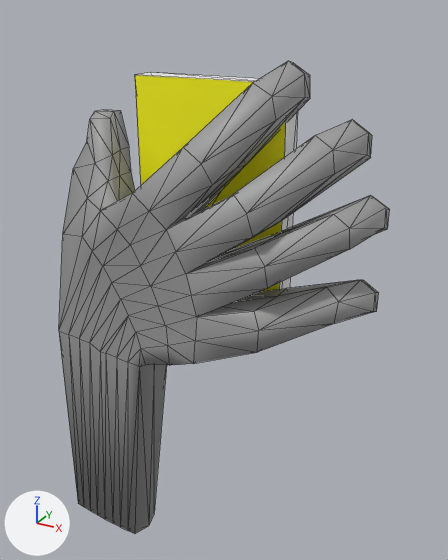
Before and after pictures for a commit that changed the OBJ model DirectXGame/Resources/sumaho/sumaho.obj.
Camera for both pictures: a 50 mm camera at (2.25, -3.93, 1.4) aimed at (0.12, -0.07, -0.53). Arrows for +X, +Y and +Z are at lower left; the lights stay in place. The first picture is the older version. Mesh edges are drawn as thin lines. Where no turn or scale is listed for an object, it has been applied to the vertices. Vertices at exactly the same position are counted once.
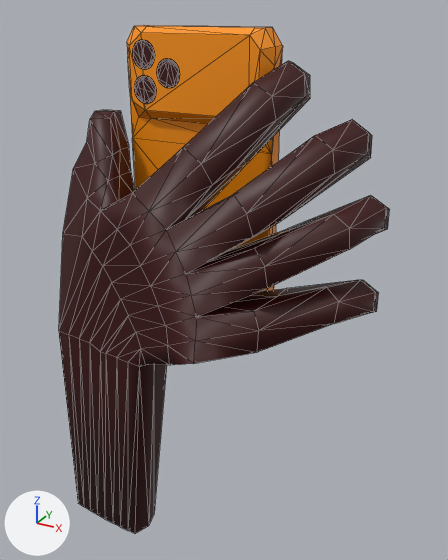
The newer file is also turned or shifted as a whole; pictures and numbers use the older file's frame.

Edits to the scene script, one JSON object a line:
```json
{"op": "add", "block": "img_sumahoiro_png", "code": ["img_sumahoiro_png = load_image('sumahoiro.png', 'sumahoiro.png', 1024, 1024, 'sRGB')"]}
{"op": "add", "block": "mat_マテリアル", "code": ["mat_マテリアル = principled_material('マテリアル')", "mat_マテリアル.texture = img_sumahoiro_png"]}
{"block": "me_cube", "where": "# used by ob_cube; location = (0.0, 0.0, 0.0)"}
{"block": "me_cube", "where": "# verts and faces of me_cube; kept vertices keep their numbers, new ones are numbered from 203"}
{"block": "me_cube", "where": "# before: 16 (-0.61, -0.53, -1.2) at pixel (116, 357), 70 (-0.73, -0.53, -1.19) at pixel (105, 353), 80 (-0.5, -0.53, -1.21) at pixel (127, 362), 92 (-0.4, -0.54, -0.9) at pixel (135, 332), 104 (-0.46, -0.54, -0.78) at pixel (128, 315)"}
{"block": "me_cube", "where": "# before: 106 (-0.35, -0.55, -1.03) at pixel (140, 348)"}
{"op": "remove", "block": "me_cube", "code": "me_cube.from_pydata(...)  # 203 vertices, 398 faces; spans x -1.24..1.31, y -0.7..0.16, z -2.96..1.08"}
{"op": "add", "block": "me_cube", "code": "me_cube.from_pydata(...)  # 423 vertices, 826 faces; spans x -1.24..1.31, y -0.7..0.16, z -2.96..1.27"}
{"block": "me_cube", "change": "me_cube part 1: a new loose piece, a 32-sided cylinder along y spanning x -0.6508..-0.4508, y -0.0486..-0.0466, z 0.7436..0.9436, in mat_マテリアル (picture img_sumahoiro_png)"}
{"block": "me_cube", "change": "me_cube part 2: a new loose piece, a 32-sided cylinder along y spanning x -0.6508..-0.4508, y -0.0486..-0.0466, z 0.9858..1.1858, in mat_マテリアル (picture img_sumahoiro_png)"}
{"block": "me_cube", "change": "me_cube part 3: a new loose piece, a 32-sided cylinder along y spanning x -0.4441..-0.2441, y -0.0486..-0.0466, z 0.8663..1.0663, in mat_マテリアル (picture img_sumahoiro_png)"}
{"block": "me_cube", "change": "me_cube part 4: the loose piece of 8 vertices spanning x -0.6..0.6, y -0.1..0.1, z -0.95..0.95 is rebuilt with 36 vertices and now spans x -0.75..0.45, y -0.05..0.14, z -0.83..1.27, in mat_マテリアル (picture img_sumahoiro_png)"}
{"block": "me_cube", "change": "me_cube part 5"}
{"op": "add", "block": "me_cube", "code": "delete_faces([(16, 104, 70), (16, 80, 92), (16, 92, 104), (80, 106, 92)])"}
{"op": "add", "block": "me_cube", "code": "faces += [(16, 92, 70), (16, 80, 106), (70, 92, 104), (16, 106, 92)]"}
{"block": "me_cube", "change": "me_cube part 6: 380 faces spanning x -1.24..1.31, y -0.7..0.16, z -2.96..1.08 switch from mat_material_001 (picture img_sumaho_png) to mat_マテリアル (picture img_sumahoiro_png)"}
{"block": "me_cube", "change": "other edits to the shape of me_cube do not show in these pictures"}
```

Pixel boxes (x1, y1, x2, y2) of what changed, in the pictures (448 x 560 px; the box of a moved part takes in the faces that stretch with it):
```json
{"object": "Cube", "change": "reshaped", "before": [59, 61, 389, 534], "after": [59, 25, 389, 534], "on screen": "8% taller"}
{"part": 1, "of": "me_cube", "change": "added", "after": [134, 75, 156, 104]}
{"part": 2, "of": "me_cube", "change": "added", "after": [132, 40, 155, 69]}
{"part": 3, "of": "me_cube", "change": "added", "after": [156, 59, 180, 88]}
{"part": 4, "of": "me_cube", "change": "rebuilt", "before": [135, 72, 298, 291], "after": [127, 25, 283, 291]}
{"part": 5, "of": "me_cube", "change": "moved or reshaped", "before": [106, 317, 141, 362], "after": [106, 317, 141, 362]}
{"part": 6, "of": "me_cube", "change": "recoloured", "before": [59, 61, 389, 534], "after": [59, 61, 389, 534], "on screen": "grey to brown"}
```
